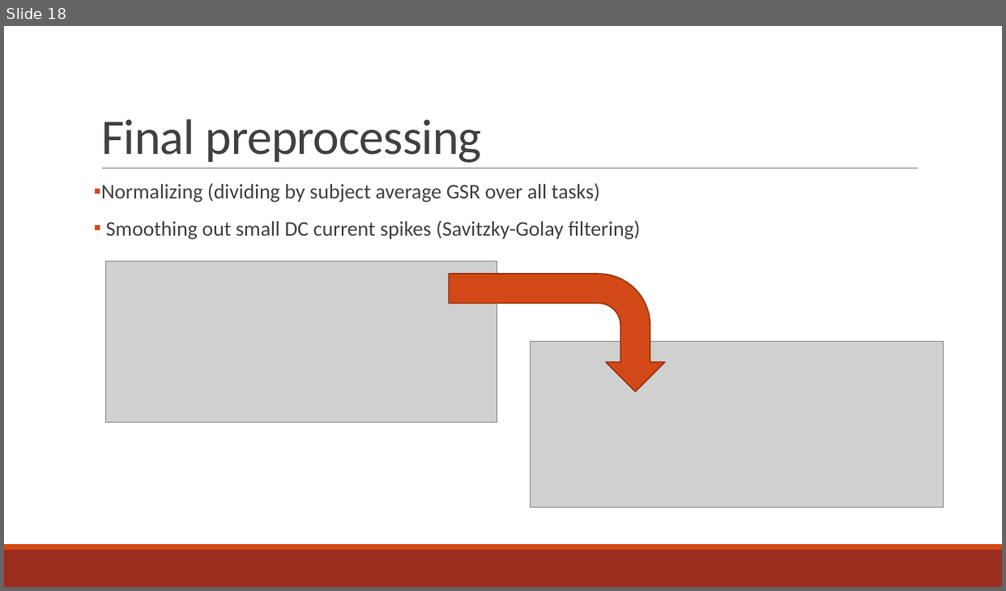
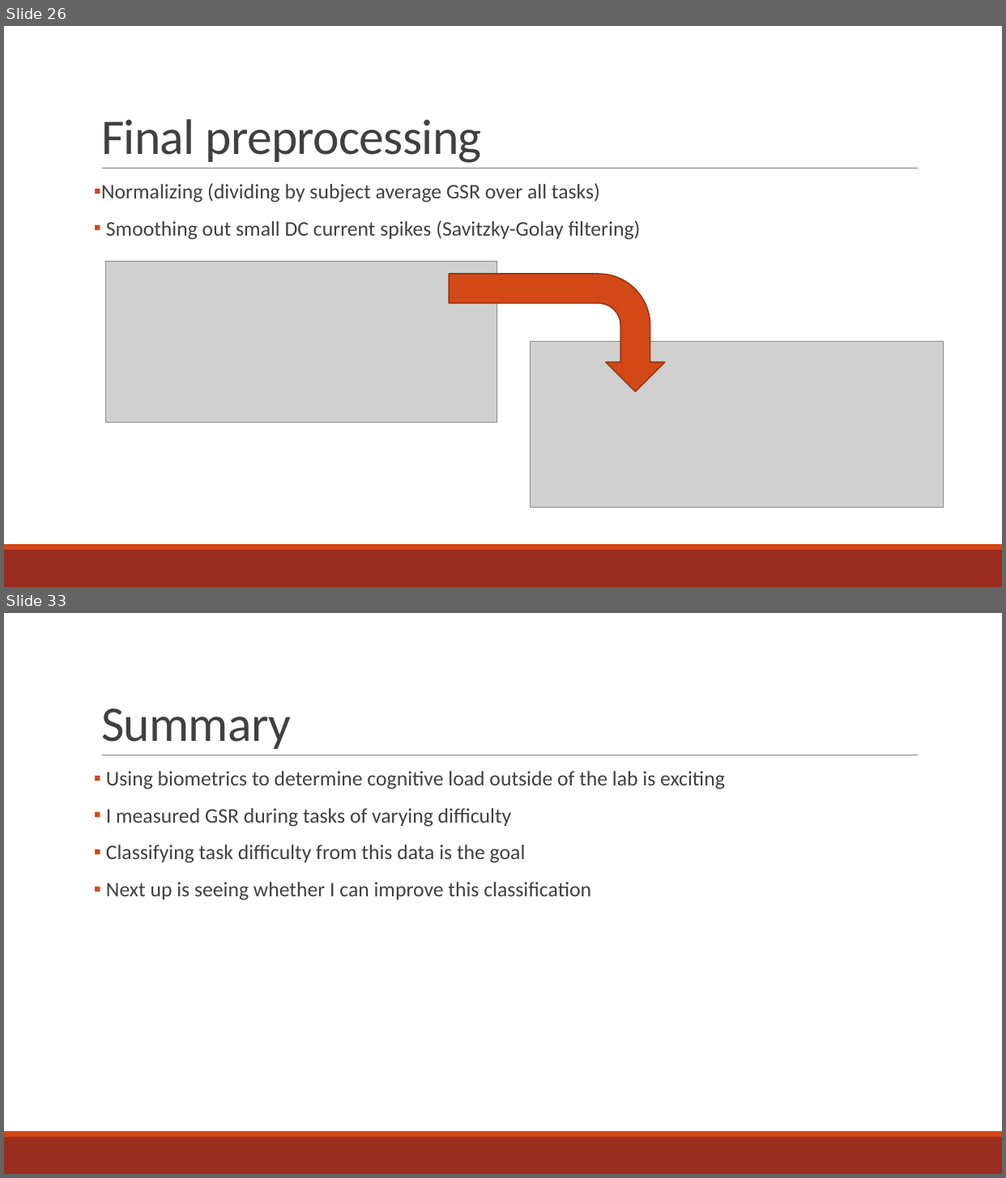
Before and after one commit to Rahazan/AI-BSc-Thesis, a slide deck: presentation/Portable biometrics for determining cognitive load from galvanic.pptx. Shown one above the other, each under a label of ours: slide 18 before the commit, slides 26 and 33 after it; the slides between them are not shown. The pictures are 1006x591 and 1006x1178 pixels, drawn with LibreOffice and Linux fonts; fonts in the diff are those of the drawing; grey boxes stand for pictures. Boxes give left, top, right and bottom in pixels: in the first picture for what was removed or moved away, otherwise in the second. Text is boxed around its words. In the diff, an @@ line names an element or a change of style, - is before the commit and + after.

```diff
--- a/presentation/Portable biometrics for determining cognitive load from galvanic.pptx
+++ b/presentation/Portable biometrics for determining cognitive load from galvanic.pptx
@@ slide 33 added at [4, 613, 1002, 1174], background #FFFFFF; not listed: 3 template elements that a slide beside it also shows @@
@@ title added at [101, 709, 291, 749], 48 pt, text #404040 @@
+Summary
@@ text added at [106, 771, 725, 901], 20 pt, text #404040 @@
+▪ Using biometrics to determine cognitive load outside of the lab is exciting
+▪ I measured GSR during tasks of varying difficulty
+▪ Classifying task difficulty from this data is the goal
+▪ Next up is seeing whether I can improve this classification
@@ what was slide 18 is now slide 26 @@
```
Also in this commit, not shown: 9 slides changed, 14 other slides added, 1 slide removed, 1 other file.
